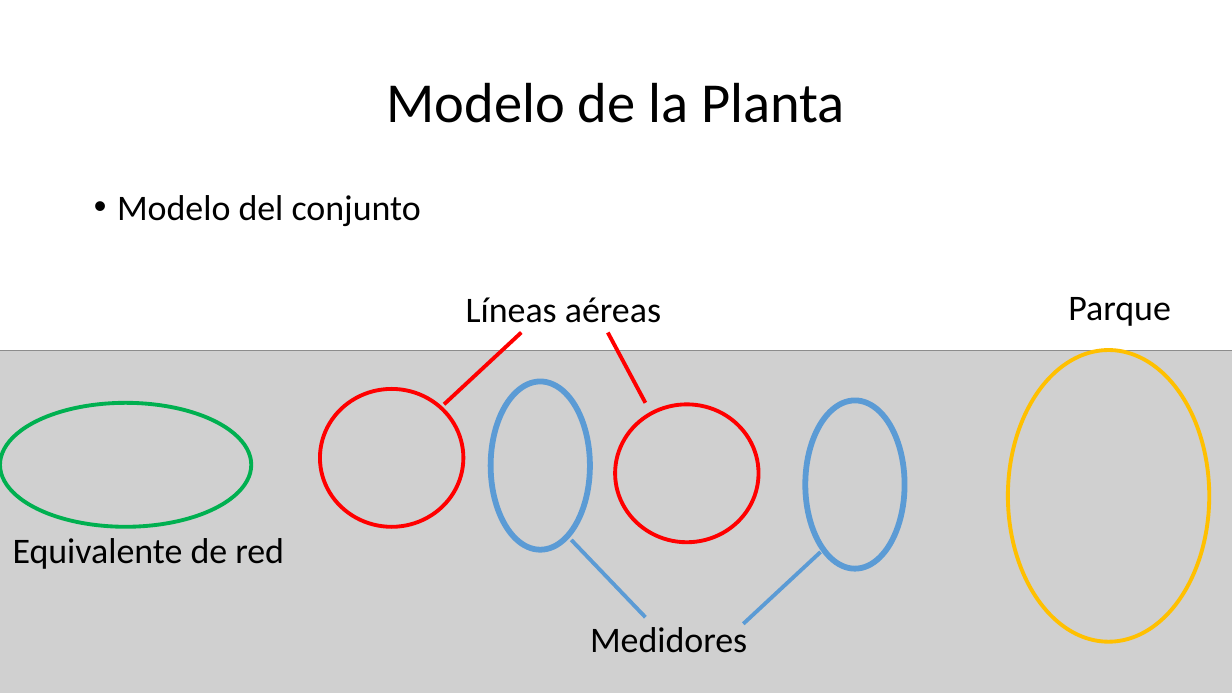
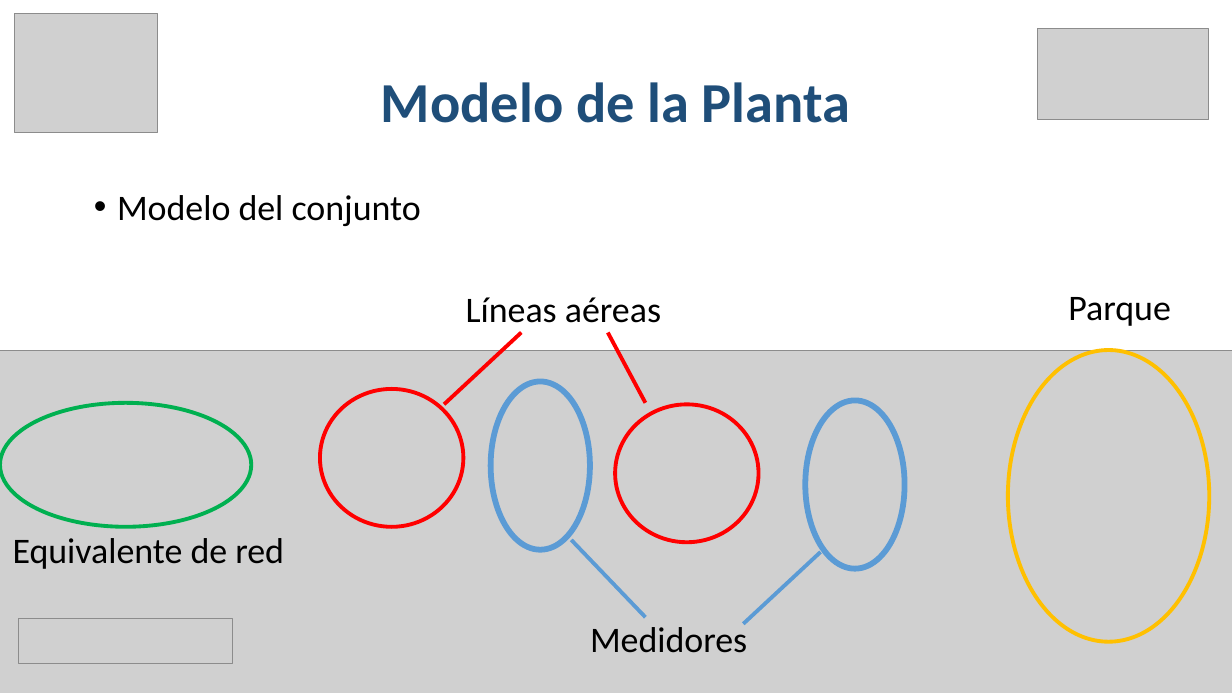
Before and after one commit to EmilioLdelaFuente/tfg, a slide deck: slide 6 of tfgPP.pptx. Drawn at 1232x693 pixels with LibreOffice and Linux fonts; fonts in the diff are those of the drawing; grey boxes stand for pictures. Boxes give left, top, right and bottom in pixels: in the first picture for what was removed or moved away, otherwise in the second. Text is boxed around its words. In the diff, an @@ line names an element or a change of style, - is before the commit and + after.

Commit message:
Visual Upgrade
Really cool images add

```diff
--- a/tfgPP.pptx
+++ b/tfgPP.pptx
@@ picture added at <box>15,13,158,132</box> @@
@@ picture added at <box>1038,29,1209,119</box> @@
@@ title "Modelo de la Planta" at <box>381,82,850,123</box>: text colour #000000 to #1F4E79, bold on @@
@@ picture added at <box>18,618,233,664</box> @@
```
Also in this commit, not shown: 13 other slides changed.
